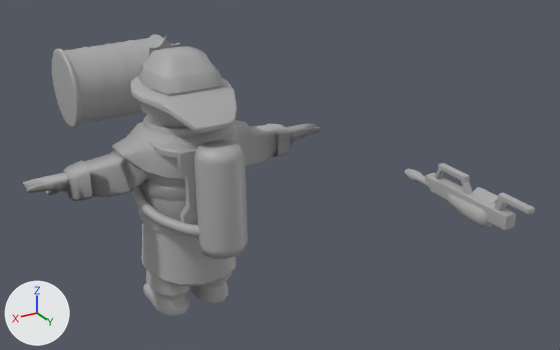
Before and after pictures for a commit that changed the FBX model Water Dept/Assets/Artwork/Animations/Player/Character_Barrel_throw.fbx.
The view is the same before and after, from a 50 mm lens placed at (0.188, 0.433, 0.297), pointed at (-0.089, -0.029, 0.067). Arrows for +X, +Y and +Z are at lower left; the lights stay in place. The older version comes first. Where no turn or scale is listed for an object, it has been applied to the vertices.

Objects in the first picture: 'Flamer_geo', 'Oxy_Tank_tube', 'head', 'pCylinder35', 'polySurface11', 'polySurface19' and 1 more.
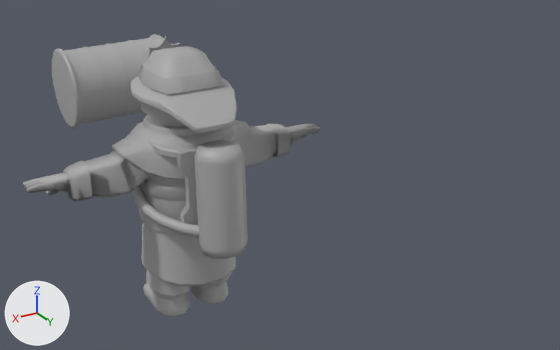
ob_flamer_rig is not drawn itself; it is the parent of ob_flamer_ctrl.

The edits, one by one:
Object 'Flamer_rig' (ob_flamer_rig) is rescaled from (1.0, 1.0, 1.0) to (0.0, 0.0, 0.0).

Boxes [x1, y1, x2, y2] around the edits, measured in the pictures (560 x 350 px):
'Flamer_geo', rescaled (not visible afterwards)
    before: [404, 163, 535, 230]
